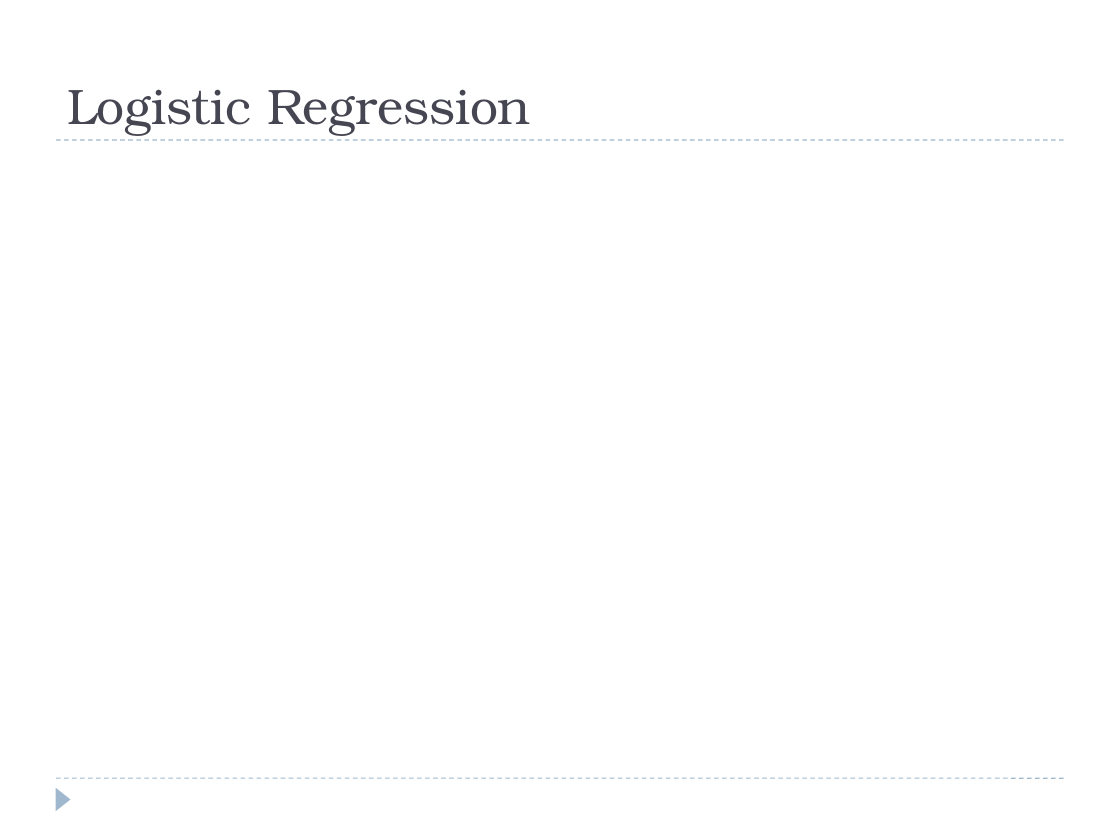
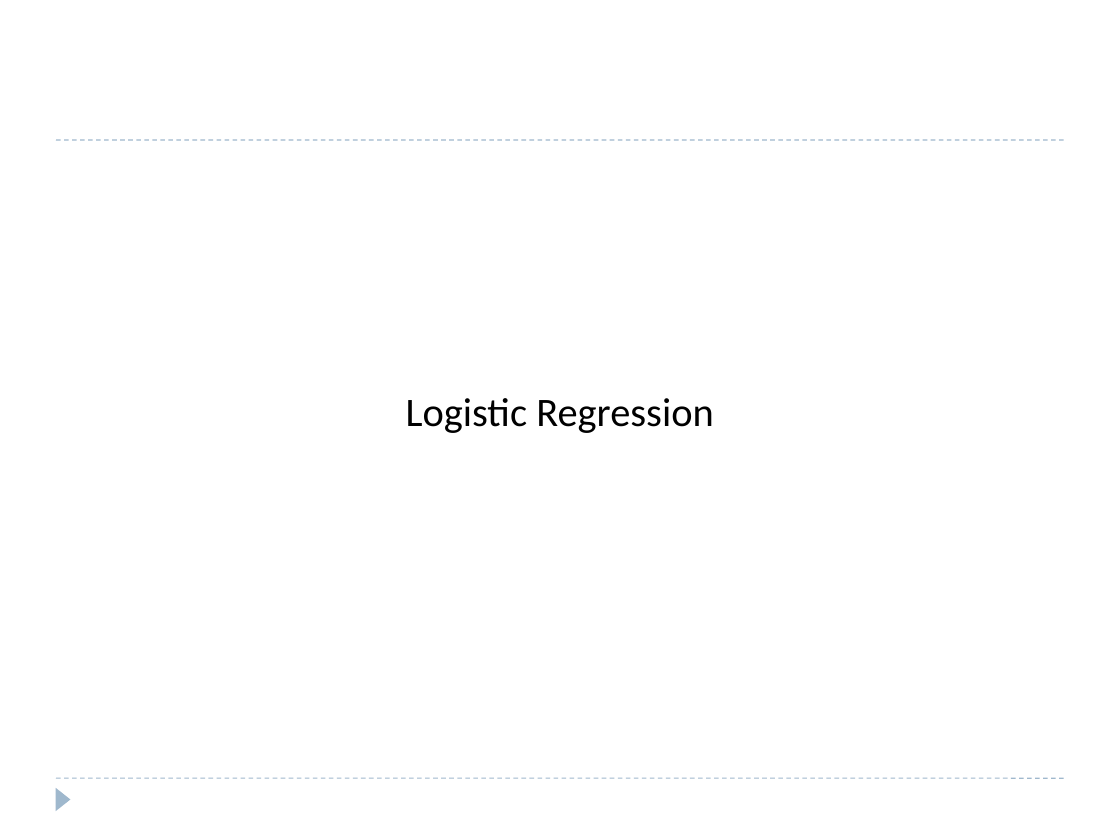
Before and after one commit to Vishnu1183/Data-Science-Tutorials, a slide deck: slide 12 of Regression-Analysis.pptx. Drawn at 1120x840 pixels with LibreOffice and Linux fonts; fonts in the diff are those of the drawing. Boxes give left, top, right and bottom in pixels: in the first picture for what was removed or moved away, otherwise in the second. Text is boxed around its words. In the diff, an @@ line names an element or a change of style, - is before the commit and + after.

```diff
--- a/Regression-Analysis.pptx
+++ b/Regression-Analysis.pptx
@@ text "Logistic Regression": place and size @@
-text "Logistic Regression" at box(67, 89, 531, 136)
+text "Logistic Regression" at box(406, 398, 714, 433)
@@ text "Logistic Regression" at box(406, 398, 714, 433): size 32 to 26 pt, font TeX Gyre Bonum to Calibri, text colour #464653 to #000000; alignment left to centre; more space between paragraphs; vertical alignment bottom to top @@
```
Also in this commit, not shown: 2 other slides changed, 7 slides added, 1 other file.
